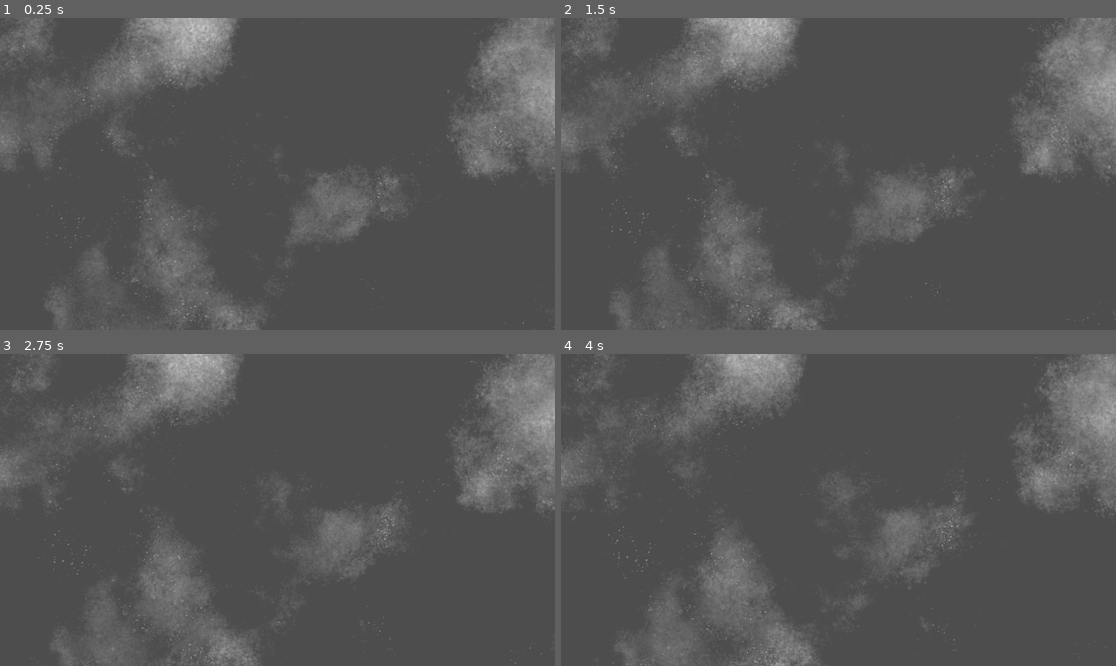
Above: before the commit, frames 1-4 (two rows, left to right).
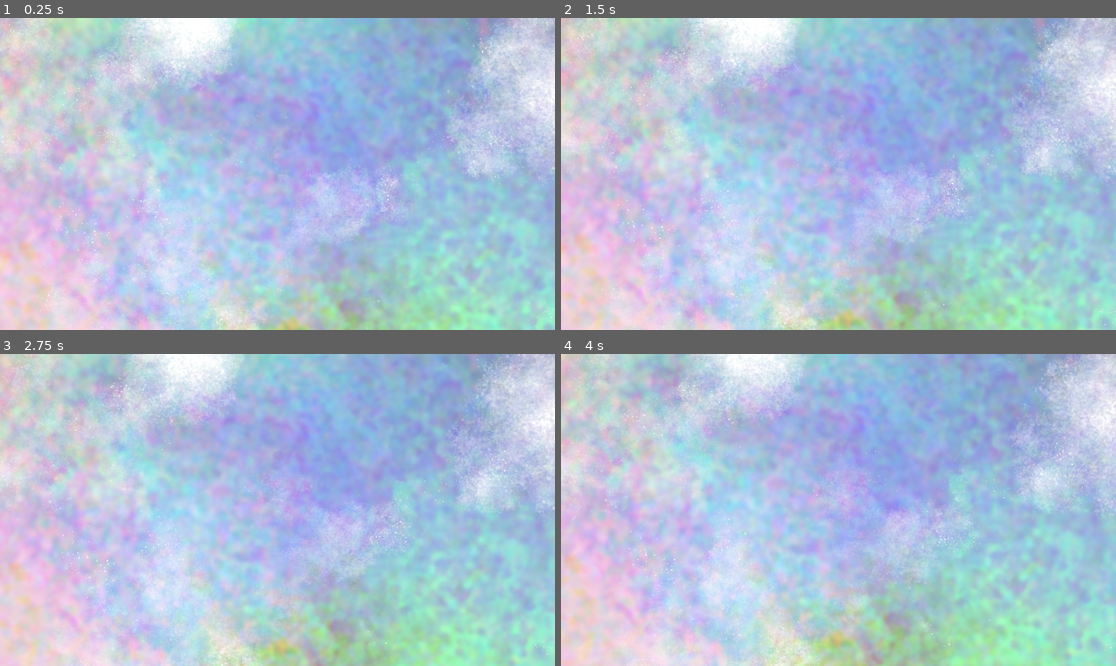
Above: after the commit, the same moments.

Repository: JumboDS64/PortfolioSite
Game: Godot game, scene res://main.tscn
Two runs of this game, one before a commit and one after it. Both use one fixed random seed, a clock stepped at 60 frames per second and the inputs below.
Inputs:
- Up to frame 1 (0.25 s): no input
- Up to frame 2 (1.5 s): no input
- Up to frame 3 (2.75 s): no input
- Up to frame 4 (4 s): no input

The runs differ from the first frame. In frame 1, 100% of the frame differs, in the area x 0-100%, y 0-100%; in frame 2, 100%; in frame 3, 100%; in frame 4, 100%.

Commit message:
darkworld surface

Diff:
--- a/scenes/gfx/clouds.gdshader
+++ b/scenes/gfx/clouds.gdshader
@@ -14,11 +14,17 @@
 void fragment() {
 	vec2 noiseCorrect = vec2(1.0,1.0)/vec2(textureSize(darkclouds1, 0).xy);
 	vec2 wuv = vec2(worldUV.x*noiseCorrect.x, worldUV.y*noiseCorrect.y);
-	float v1 = texture(darkclouds1, vec2(wuv.x + TIME/(50.0*timeDiv),wuv.y + TIME/(25.0*timeDiv))).x;
-	float v2 = texture(darkclouds1, vec2(wuv.x*2.0 - TIME/(25.0*timeDiv),wuv.y*2.0 - TIME/(50.0*timeDiv))).x;
-	float v3 = texture(darkclouds3, vec2(wuv.x*2.0 + TIME/(15.0*timeDiv),wuv.y*2.0 + TIME/(60.0*timeDiv))).x;
-	float v4 = texture(darkclouds3, vec2(wuv.x - TIME/(100.0*timeDiv),wuv.y - TIME/(200.0*timeDiv))).x;
-	float vB1 = texture(darkclouds2, vec2(wuv.x*3.0 - TIME/(15.0*timeDiv),wuv.y*3.0 + TIME/(60.0*timeDiv) + sin(TIME/(1.0*timeDiv) + wuv.x*10.0)/10.0)).x;
-	float vB2 = texture(darkclouds1, vec2(wuv.x*3.0 + TIME/(60.0*timeDiv),wuv.y*3.0 - TIME/(20.0*timeDiv))).x;
-	COLOR = vec4(1.0,1.0,1.0, v1-v2 + clamp(v3-v4,0.0,1.0) + clamp(vB1-vB2,0.0,1.0));
+	float v1 = texture(darkclouds1, vec2(wuv.x + TIME/(50.0*timeDiv),
+										 wuv.y + TIME/(25.0*timeDiv))).x;
+	float v2 = texture(darkclouds1, vec2(wuv.x*2.0 - TIME/(25.0*timeDiv),
+										 wuv.y*2.0 - TIME/(50.0*timeDiv))).x;
+	float v3 = texture(darkclouds3, vec2(wuv.x*2.0 + TIME/(15.0*timeDiv),
+										 wuv.y*2.0 + TIME/(60.0*timeDiv))).x;
+	float v4 = texture(darkclouds3, vec2(wuv.x - TIME/(100.0*timeDiv),
+										 wuv.y - TIME/(200.0*timeDiv))).x;
+	float vB1 = texture(darkclouds2, vec2(wuv.x*3.0 - TIME/(15.0*timeDiv) + cos(TIME/(1.0*timeDiv) + wuv.y*10.0)/10.0,
+										  wuv.y*3.0 + TIME/(60.0*timeDiv) + sin(TIME/(1.0*timeDiv) + wuv.x*10.0)/10.0)).x;
+	float vB2 = texture(darkclouds1, vec2(wuv.x*3.0 + TIME/(60.0*timeDiv),
+										  wuv.y*3.0 - TIME/(20.0*timeDiv))).x;
+	COLOR = vec4(1.0,1.0,1.0, (v1-v2 + clamp(v3-v4,0.0,1.0) + clamp(vB1-vB2,0.0,1.0))*2.0);
 }
--- a/scenes/gfx/darkworld.tscn
+++ b/scenes/gfx/darkworld.tscn
@@ -1,10 +1,19 @@
-[gd_scene load_steps=8 format=3 uid="uid://df0xomm3hogj5"]
+[gd_scene load_steps=11 format=3 uid="uid://df0xomm3hogj5"]
 
 [ext_resource type="Script" uid="uid://qleyku1biwj" path="res://scenes/gfx/darkworld.gd" id="1_2v7wt"]
+[ext_resource type="Shader" uid="uid://cjbhtp2acbur2" path="res://scenes/gfx/surface.gdshader" id="2_25lfg"]
 [ext_resource type="Shader" uid="uid://d3jxag4kpd76x" path="res://scenes/gfx/clouds.gdshader" id="2_uy8s7"]
 [ext_resource type="Texture2D" uid="uid://bletkv7ih1an5" path="res://assets/darkclouds1.png" id="3_ij8v3"]
 [ext_resource type="Texture2D" uid="uid://drn52k8afgshw" path="res://assets/darkclouds2.png" id="4_vjurf"]
 [ext_resource type="Texture2D" uid="uid://cwd8lw2xgxtyl" path="res://assets/darkclouds3.png" id="5_0lmsw"]
+[ext_resource type="Texture2D" uid="uid://cuo1vfwjc4lti" path="res://assets/darksurface.png" id="6_h3pja"]
+
+[sub_resource type="ShaderMaterial" id="ShaderMaterial_0ibk5"]
+shader = ExtResource("2_25lfg")
+shader_parameter/darksurface = ExtResource("6_h3pja")
+
+[sub_resource type="PlaceholderTexture2D" id="PlaceholderTexture2D_2v7wt"]
+size = Vector2(1152, 648)
 
 [sub_resource type="ShaderMaterial" id="ShaderMaterial_ij8v3"]
 shader = ExtResource("2_uy8s7")
@@ -12,11 +21,13 @@
 shader_parameter/darkclouds2 = ExtResource("4_vjurf")
 shader_parameter/darkclouds3 = ExtResource("5_0lmsw")
 
-[sub_resource type="PlaceholderTexture2D" id="PlaceholderTexture2D_2v7wt"]
-size = Vector2(1152, 648)
-
 [node name="darkworld" type="Node2D"]
 script = ExtResource("1_2v7wt")
+
+[node name="surface" type="Sprite2D" parent="."]
+material = SubResource("ShaderMaterial_0ibk5")
+position = Vector2(576, 324)
+texture = SubResource("PlaceholderTexture2D_2v7wt")
 
 [node name="clouds" type="Sprite2D" parent="."]
 material = SubResource("ShaderMaterial_ij8v3")
--- /dev/null
+++ b/scenes/gfx/surface.gdshader
@@ -0,0 +1,18 @@
+shader_type canvas_item;
+
+uniform sampler2D darksurface : repeat_enable, filter_nearest;
+varying vec2 worldUV;
+const float timeRollover = 3600.0;
+const float timeDiv = 8.0;
+
+void vertex() {
+	worldUV = (MODEL_MATRIX*vec4(VERTEX, 0.0, 1.0)).xy;
+}
+
+void fragment() {
+	vec2 noiseCorrect = vec2(1.0,1.0)/vec2(textureSize(darksurface, 0).xy);
+	vec2 wuv = vec2(worldUV.x*noiseCorrect.x, worldUV.y*noiseCorrect.y);
+	vec4 v1 = texture(darksurface, vec2(wuv.x + TIME/(30.0*timeDiv),
+										wuv.y + TIME/(20.0*timeDiv)));
+	COLOR = v1;
+}
Binary file added: assets/darksurface.png
Not shown, added: assets/darksurface.png.import
Not shown, added: scenes/gfx/surface.gdshader.uid
Not shown, added: assets/darksurface.kra
Not shown, changed: assets/tex.kra
